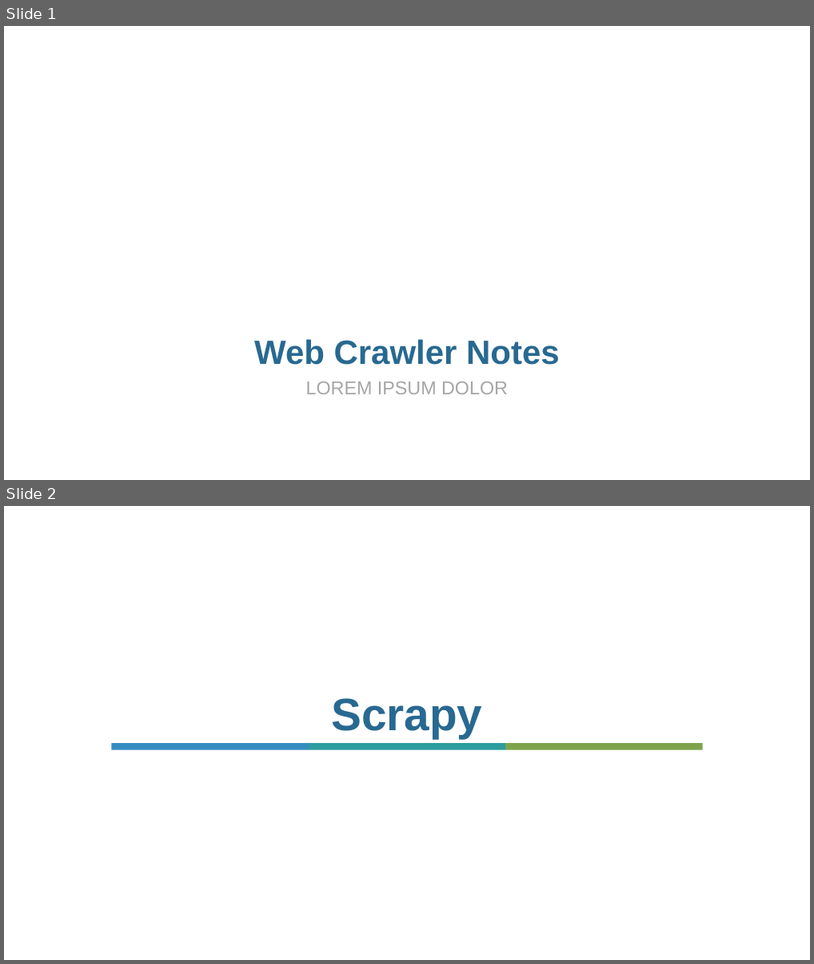
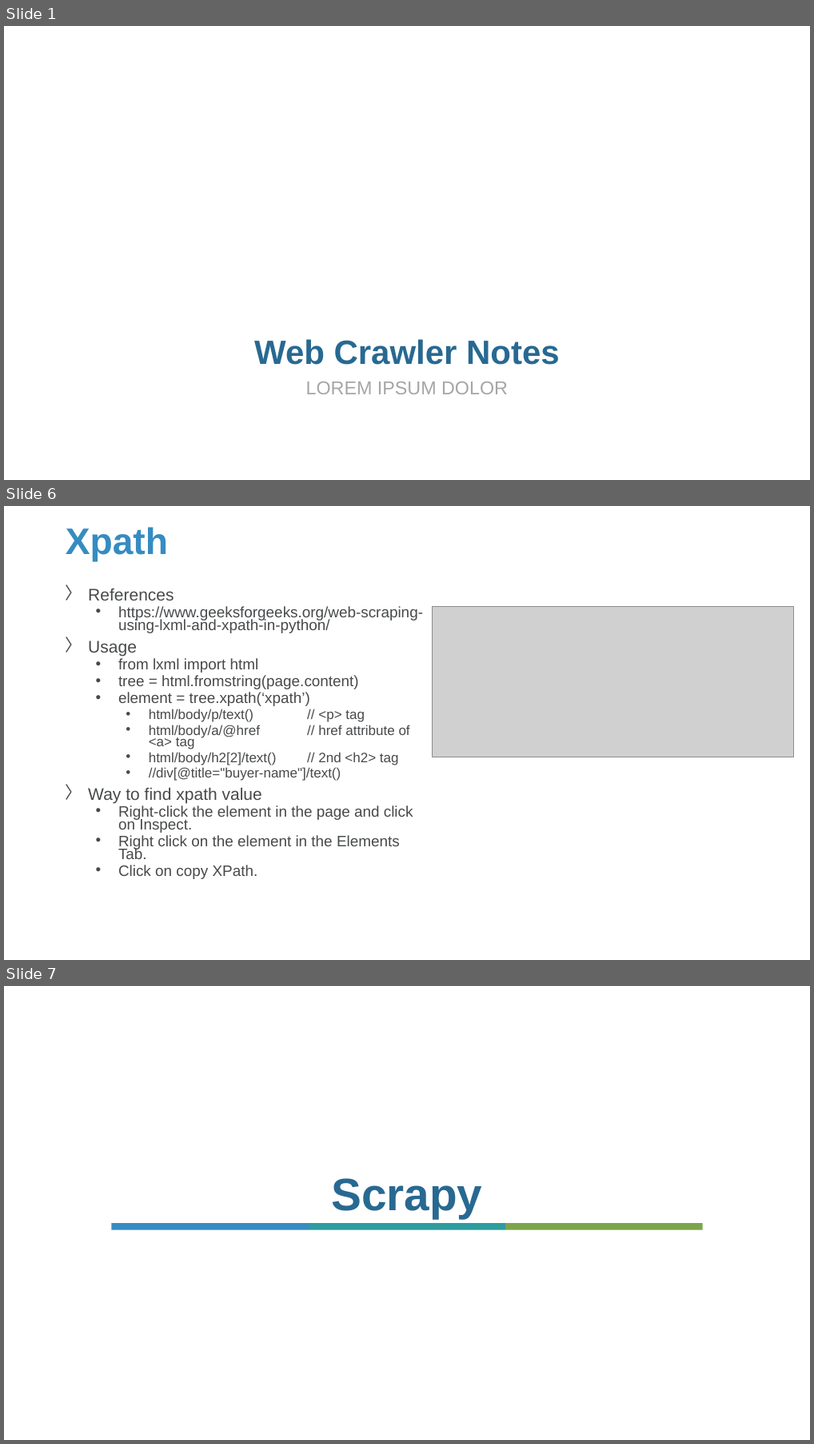
Before and after one commit to Sparks-Lu/TechNotes, a slide deck: Python/Crawler_Notes.pptx. Shown one above the other, each under a label of ours: slides 1 and 2 before the commit, slides 1, 6 and 7 after it; the slides between them are not shown. The pictures are 814x964 and 814x1444 pixels, drawn with LibreOffice and Linux fonts; fonts in the diff are those of the drawing; grey boxes stand for pictures; background and template pictures are left out. Boxes give left, top, right and bottom in pixels: in the first picture for what was removed or moved away, otherwise in the second. Text is boxed around its words. In the diff, an @@ line names an element or a change of style, - is before the commit and + after.

```diff
--- a/Python/Crawler_Notes.pptx
+++ b/Python/Crawler_Notes.pptx
@@ slide 6 added at (x1=4, y1=506, x2=810, y2=960), background picture (left out) @@
@@ title added at (x1=66, y1=527, x2=168, y2=562), 44 pt, text #358CC1, bold @@
+Xpath
@@ text added at (x1=88, y1=588, x2=423, y2=879), 18 pt, text #47494B @@
+〉 References
+  • https://www.geeksforgeeks.org/web-scraping-using-lxml-and-xpath-in-python/
+〉 Usage
+  • from lxml import html
+  • tree = html.fromstring(page.content)
+  • element = tree.xpath(‘xpath’)
+    • html/body/p/text() // <p> tag
+    • html/body/a/@href // href attribute of <a> tag
+    • html/body/h2[2]/text() // 2nd <h2> tag
+    • //div[@title="buyer-name"]/text()
+〉 Way to find xpath value
+  • Right-click the element in the page and click on Inspect.
+  • Right click on the element in the Elements Tab.
+  • Click on copy XPath.
@@ picture added at (x1=432, y1=607, x2=794, y2=757) @@
@@ what was slide 2 is now slide 7 @@
```
Also in this commit, not shown: 1 slide changed, 4 other slides added, 22 other files.
